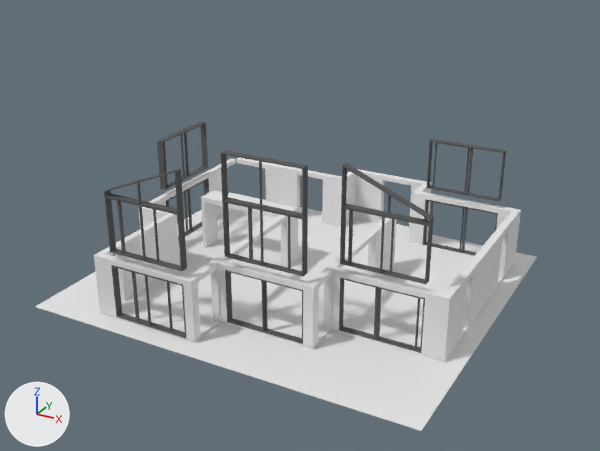
A saved change to the Blender file House.blend.
The view is the same before and after, from a camera (50 mm lens) standing at (15.6, -30.1, 17.9) and looking at (-0.6, -0.6, 3.1). The axes (+X, +Y, +Z) are drawn at lower left. The lights are the same throughout.

Names of what the first picture shows: 'Ground plate', 'Level 0 Wall', 'Level 0 plate', 'Window frame', 'Window frame.004', 'Window frame.006', 'Window frame.008', 'Window frame.009', 'Window frame.010', 'Window frame.016', 'Window frame.018', 'Window frame.022'.
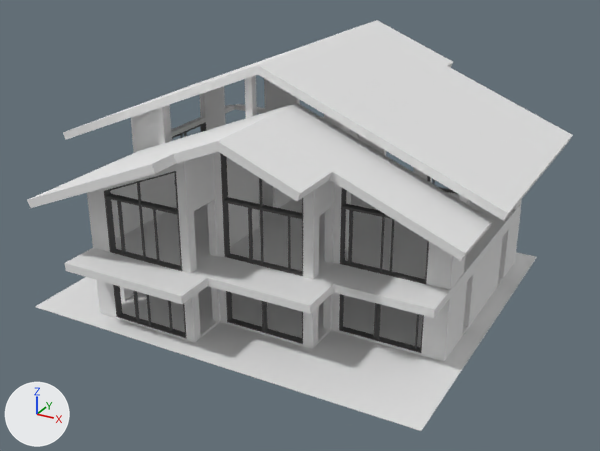
Where the change shows, as pixel boxes (x1, y1, x2, y2) in the pictures (600 x 451 px):
'Left Roof.001', shown: after (258, 20, 573, 221)
'Level 1 plate', shown: after (65, 173, 522, 318)
'Level 1 Wall', shown: after (87, 75, 522, 290)
'Right Roof', shown: after (218, 103, 494, 261)
'Left Roof', shown: after (27, 103, 296, 208)
'Right Roof.001', shown: after (63, 22, 371, 139)
'Level 0 Wall', unchanged, covered by the edit: before (94, 157, 521, 360); after (96, 210, 521, 360)
'Level 0 plate', unchanged, covered by the edit: before (101, 207, 515, 362); after (101, 262, 515, 362)
'Window frame.022', unchanged, covered by the edit: before (341, 163, 434, 225); after (341, 188, 389, 217)

The edits, one by one:
Mesh me_cube_031 is new.
It has 32 vertices, 30 faces and spans x -1.0..1.0, y -1.0..1.0, z -1.24..1.01.
Object 'Left Roof.001' (ob_left_roof_001) is now shown.
Object 'Right Roof.001' (ob_right_roof_001) is now shown.
Object 'Right Roof' (ob_right_roof) is now shown.
Object 'Left Roof' (ob_left_roof) is now shown.
Object 'Level 1 Wall' (ob_level_1_wall) is now shown.
Object 'Level 1 plate' (ob_level_1_plate) is now shown.
Object 'Kochinsel' (ob_kochinsel) is new; it shows me_cube_031.
Its location is (-4.26, -1.86, 0.55).
Its rotation in degrees is (0, 0, 90).
Its scale is (0.75, 1.5, 0.4).
